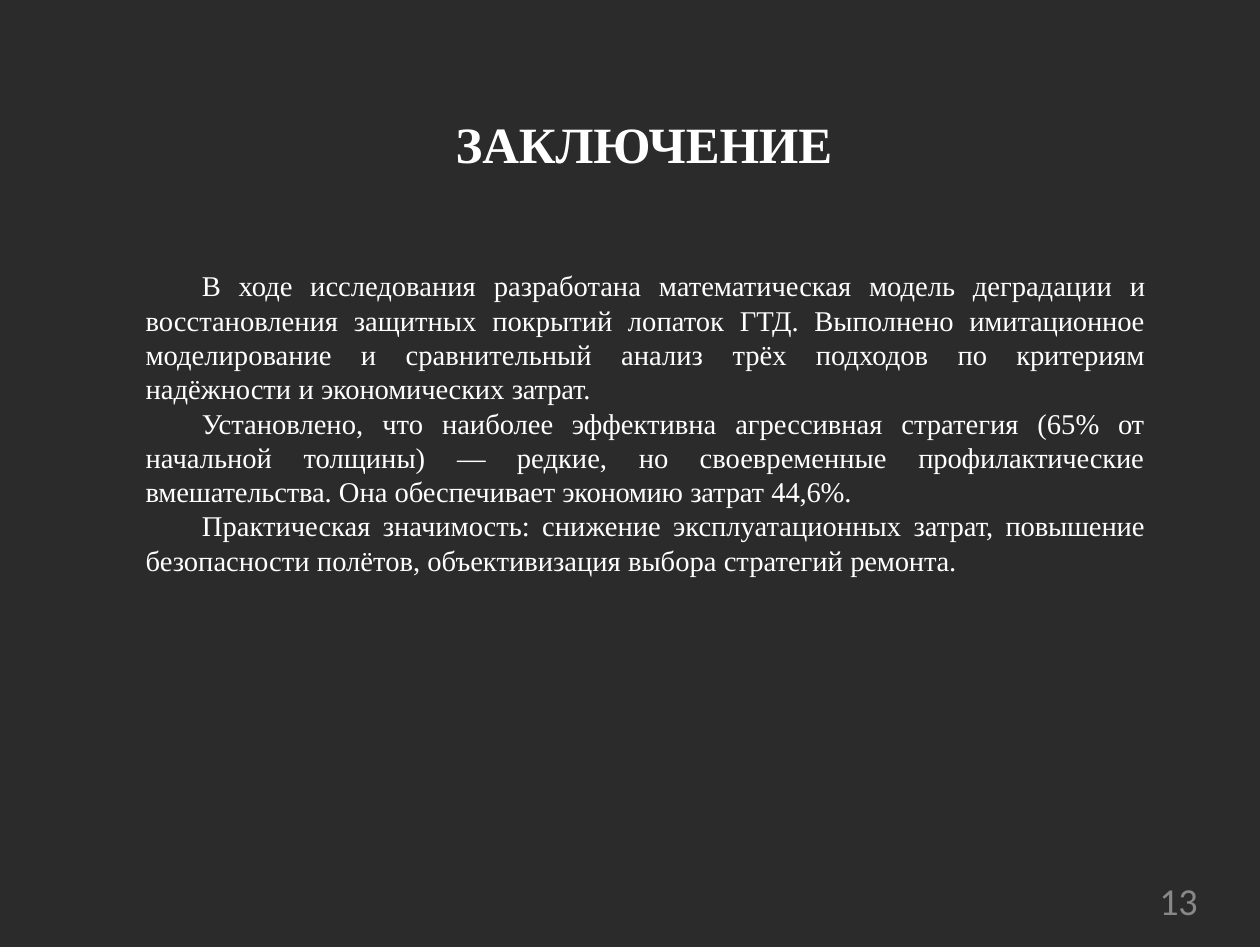
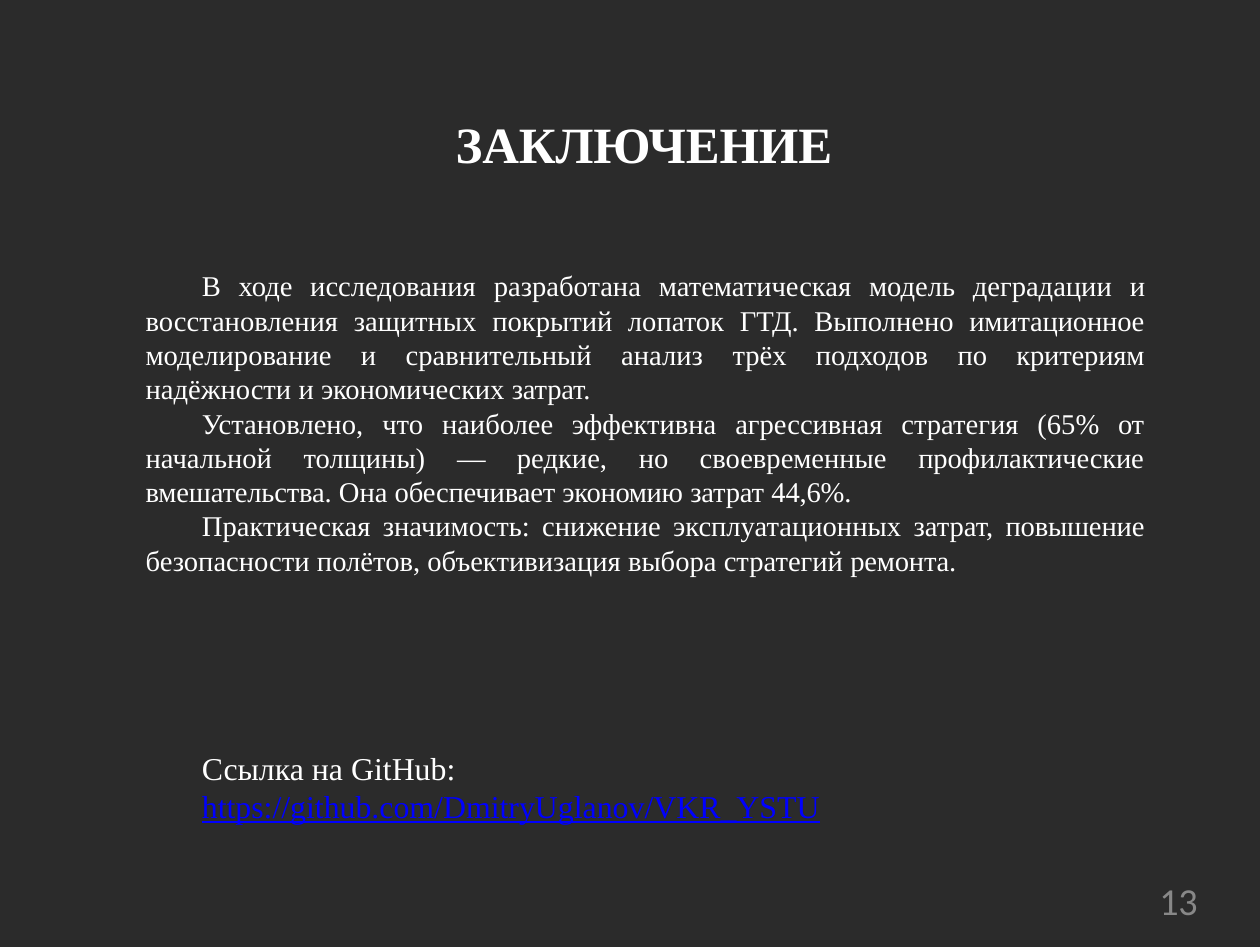
Before and after one commit to DmitryUglanov/VKR_YSTU, a slide deck: slide 13 of 2026_ВКР_УглановДА_ЯГТУ_ЦИС-43.pptx. Drawn at 1260x947 pixels with LibreOffice and Linux fonts; fonts in the diff are those of the drawing; background and template pictures are left out; a plain dark background stands for a picture behind light text. Boxes give left, top, right and bottom in pixels: in the first picture for what was removed or moved away, otherwise in the second. Text is boxed around its words. In the diff, an @@ line names an element or a change of style, - is before the commit and + after.

```diff
--- a/2026_ВКР_УглановДА_ЯГТУ_ЦИС-43.pptx
+++ b/2026_ВКР_УглановДА_ЯГТУ_ЦИС-43.pptx
@@ text at [202, 758, 820, 824]: paragraphs added @@
+Ссылка на GitHub:
+https://github.com/DmitryUglanov/VKR_YSTU
```
Also in this commit, not shown: 1 other slide changed, 1 other file.
